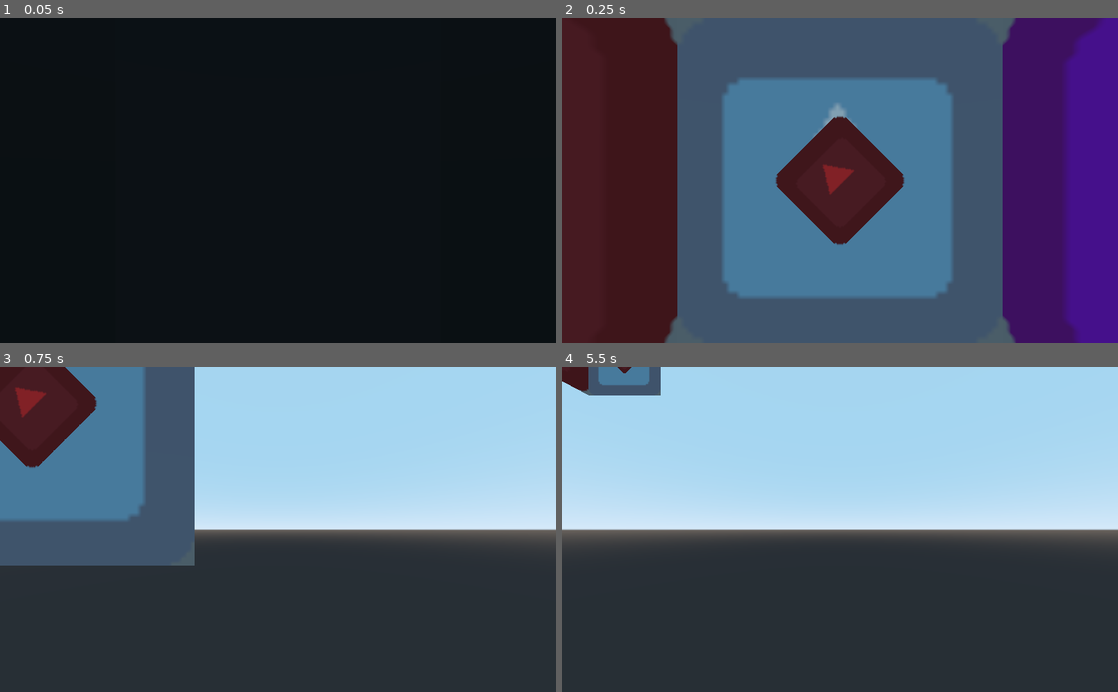
Above: before the commit, frames 1-4 (two rows, left to right).
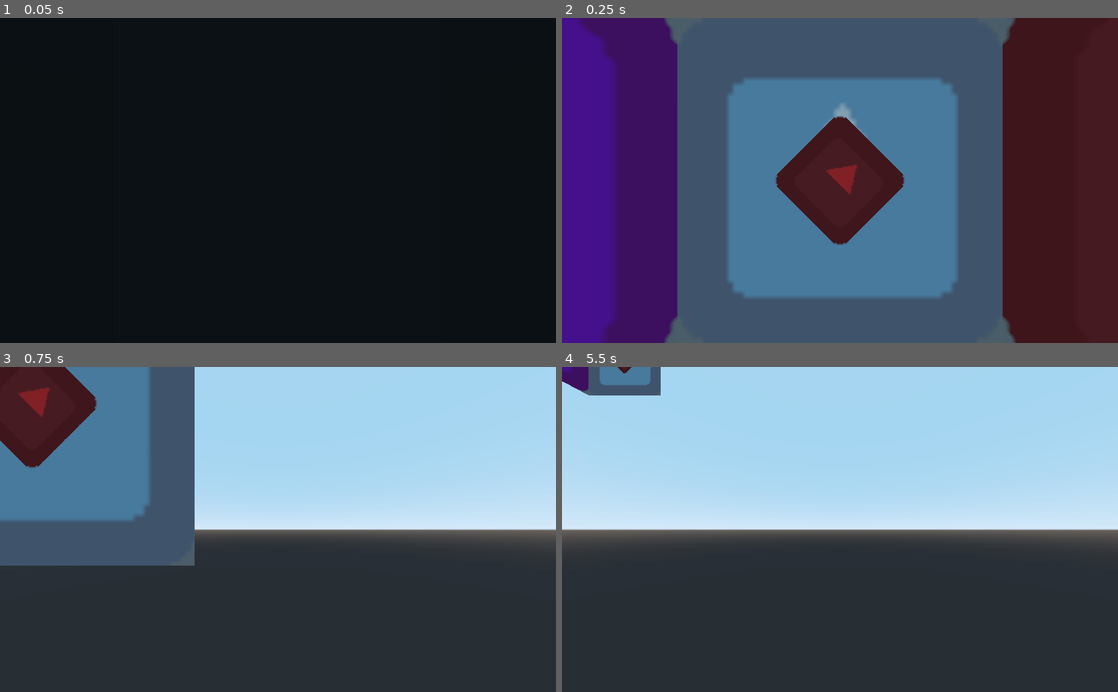
Above: after the commit, the same moments.

Repository: bemain/game-jam-2022w8
Game: Godot game, scene res://World.tscn
Two runs of this game, one before a commit and one after it. Both use one fixed random seed, a clock stepped at 60 frames per second and the inputs below. The engine's default icon, where the game draws it, is replaced by a stand-in: a white triangle on a blue panel in a dark square.
Inputs (mouse positions are in pixels of both pictures, inside the frame that each line leads up to):
- Up to frame 1 (0.05 s): no input
- Up to frame 2 (0.25 s): no input
- Up to frame 3 (0.75 s): tap Enter at 0.5 s; move the mouse to (400, 513) at 0.52 s; hold D from 0.53 s (still down); tap Q at 0.6 s; click (400, 513) at 0.67 s
- Up to frame 4 (5.5 s): release D at 1.25 s; tap Space at 1.25, 2.75, 4.25 s; drag from (728, 545) to (812, 594) at 1.27 s; tap Enter at 2, 3.5 s; move the mouse to (895, 458) at 2.02 s; hold D 2.03-2.75 s; tap Q at 2.1, 3.6, 5.1 s; drag from (812, 594) to (673, 480) at 2.77 s; move the mouse to (1006, 578) at 3.52 s; hold A 3.53-4.25 s; drag from (673, 480) to (756, 448) at 4.27 s; move the mouse to (867, 529) at 5.02 s; hold S from 5.03 s (still down); click (867, 529) at 5.17 s

Frame 1 is identical in both runs. In frame 2, 43% of the frame differs, in the area x 0-100%, y 0-100%; in frame 3, 0.6%; in frame 4, 0.3%.

Commit message:
Fix walls rendering flipped
Hacky fix: setting scale.x on MeshInstance to -1
Also render walls in the correct order from left to right

Diff:
--- a/Rooms/Room_Test.tscn
+++ b/Rooms/Room_Test.tscn
@@ -21,7 +21,6 @@
 
 [node name="Area2D" type="Area2D" parent="Wall1/Wall2"]
 rotation = 5.96047e-08
-scale = Vector2( 1, 1 )
 
 [node name="CollisionShape2D" type="CollisionShape2D" parent="Wall1/Wall2/Area2D"]
 rotation = -2.98023e-08
--- a/Surface.tscn
+++ b/Surface.tscn
@@ -18,6 +18,7 @@
 shape = SubResource( 1 )
 
 [node name="MeshInstance" type="MeshInstance" parent="."]
+transform = Transform( -1, 0, 0, 0, 1, 0, 0, 0, 1, 0, 0, 0 )
 mesh = SubResource( 2 )
 material/0 = null
 
--- a/World.gd
+++ b/World.gd
@@ -18,8 +18,8 @@
 		static_body.name = "Wall" + str(i + 1)
 		# Position the mesh
 		static_body.rotate(Vector3(1, 0, 0), -PI / 2)
-		static_body.rotate(Vector3(0, 1, 0), i * PI / 2)
-		static_body.translation = Vector3(0, 0, 0.5).rotated(Vector3(0, 1, 0), i * PI / 2)
+		static_body.rotate(Vector3(0, 1, 0), i * -PI / 2)
+		static_body.translation = Vector3(0, 0, 0.5).rotated(Vector3(0, 1, 0), i * -PI / 2)
 		room.add_child(static_body)
 	# Generate ceilings
 	var static_body = create_3d_object(template.get_node("Ceiling"))
